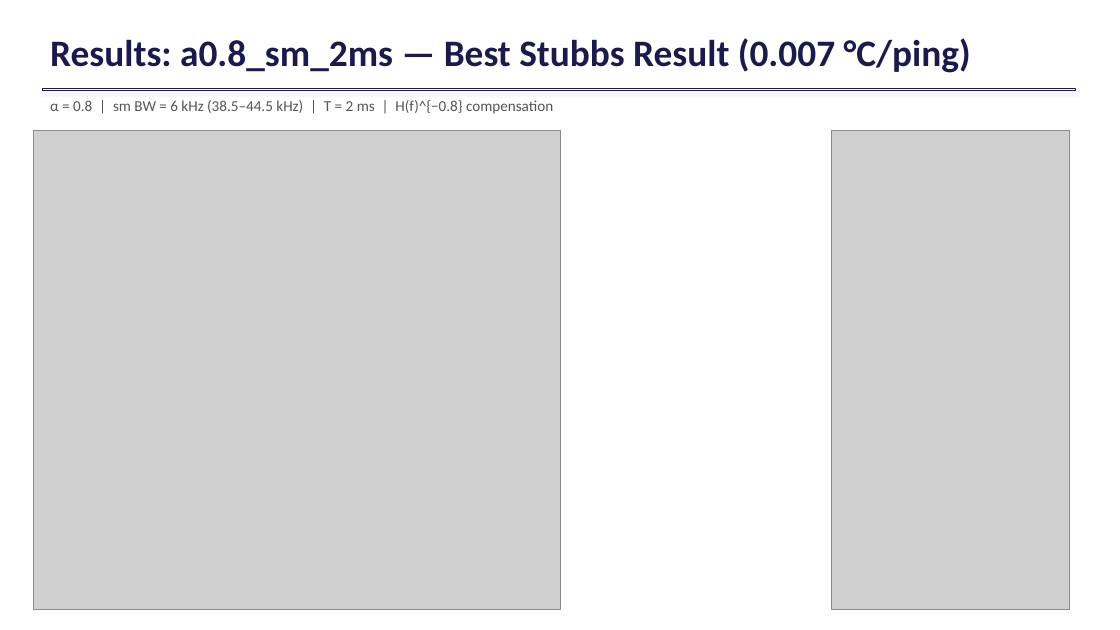
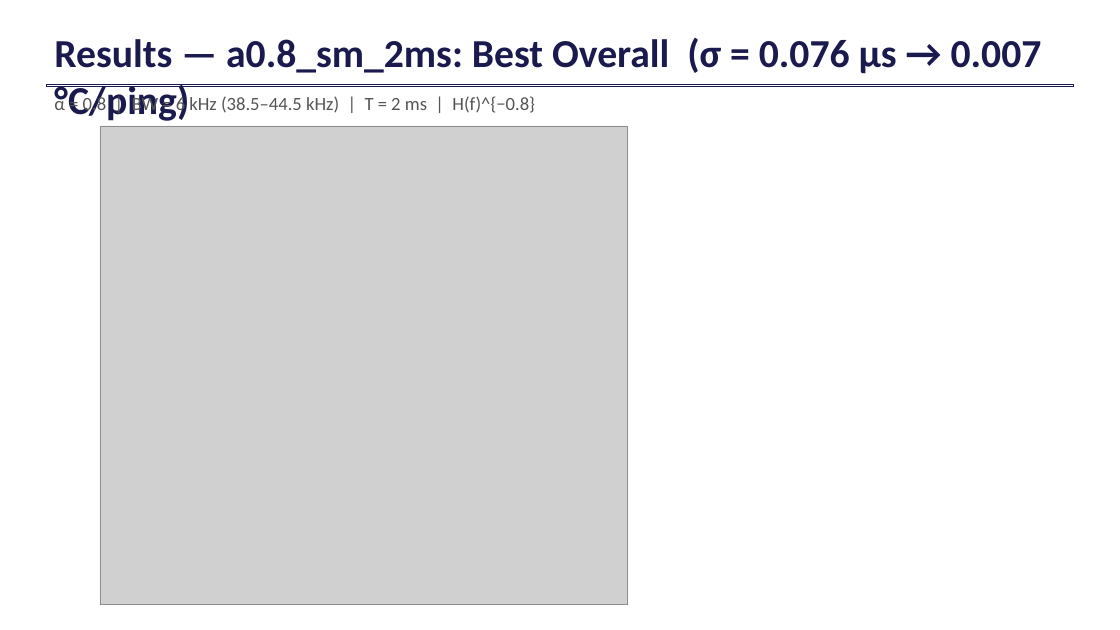
Before and after one commit to cyrusurheim29/batping, a slide deck: slide 16 of siglent_project/BATPING_presentation_July2026.pptx (slide 12 before the commit). Drawn at 1120x630 pixels with LibreOffice and Linux fonts; fonts in the diff are those of the drawing; grey boxes stand for pictures. Boxes give left, top, right and bottom in pixels: in the first picture for what was removed or moved away, otherwise in the second. Text is boxed around its words. In the diff, an @@ line names an element or a change of style, - is before the commit and + after.

```diff
--- a/siglent_project/BATPING_presentation_July2026.pptx
+++ b/siglent_project/BATPING_presentation_July2026.pptx
@@ text at (x1=54, y1=38, x2=1042, y2=121): text changed; size 32 to 34 pt @@
-Results: a0.8_sm_2ms — Best Stubbs Result (0.007 °C/ping)
+Results — a0.8_sm_2ms: Best Overall (σ = 0.076 μs → 0.007 °C/ping)
@@ rectangle resized from (x1=42, y1=88, x2=1075, y2=91) to (x1=46, y1=84, x2=1074, y2=87) @@
@@ text at (x1=54, y1=95, x2=535, y2=116): text changed; size 13 to 16 pt @@
-α = 0.8 | sm BW = 6 kHz (38.5–44.5 kHz) | T = 2 ms | H(f)^{−0.8} compensation
+α = 0.8 | BW = 6 kHz (38.5–44.5 kHz) | T = 2 ms | H(f)^{−0.8}
@@ picture moved from (x1=34, y1=130, x2=560, y2=609) to (x1=101, y1=126, x2=628, y2=605) @@
@@ picture removed at (x1=832, y1=130, x2=1070, y2=609) @@
```
Also in this commit, not shown: 12 other slides changed, 9 slides added, 4 slides removed, 1 other file.
